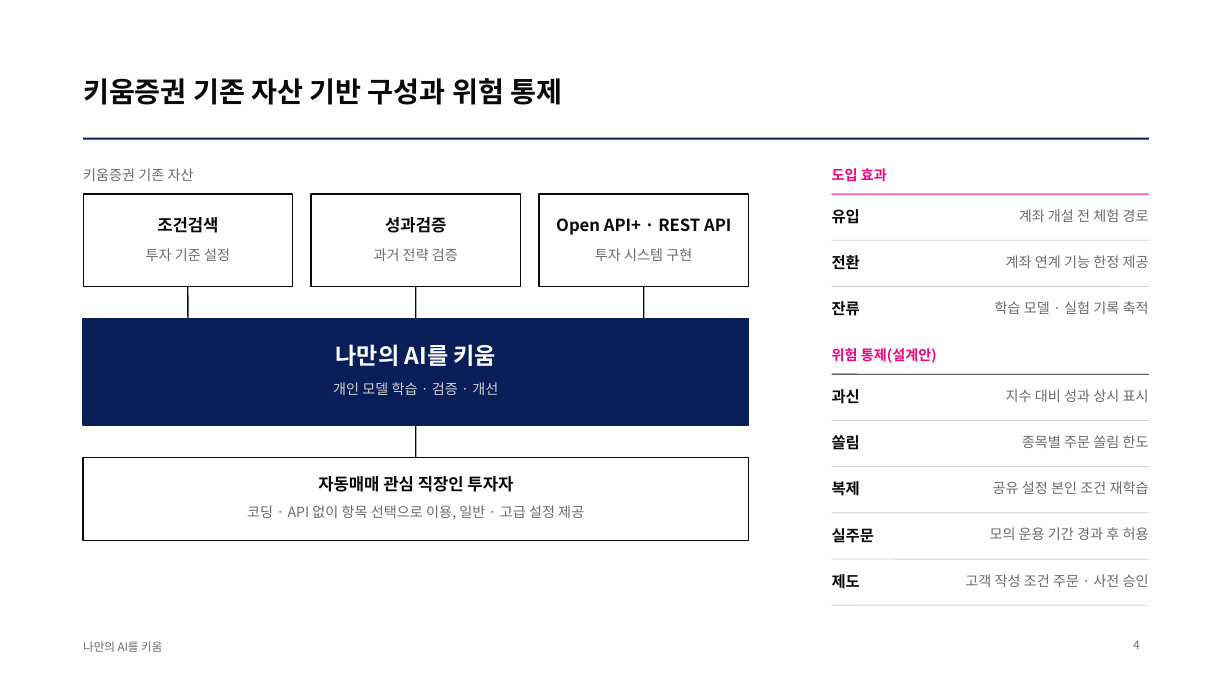
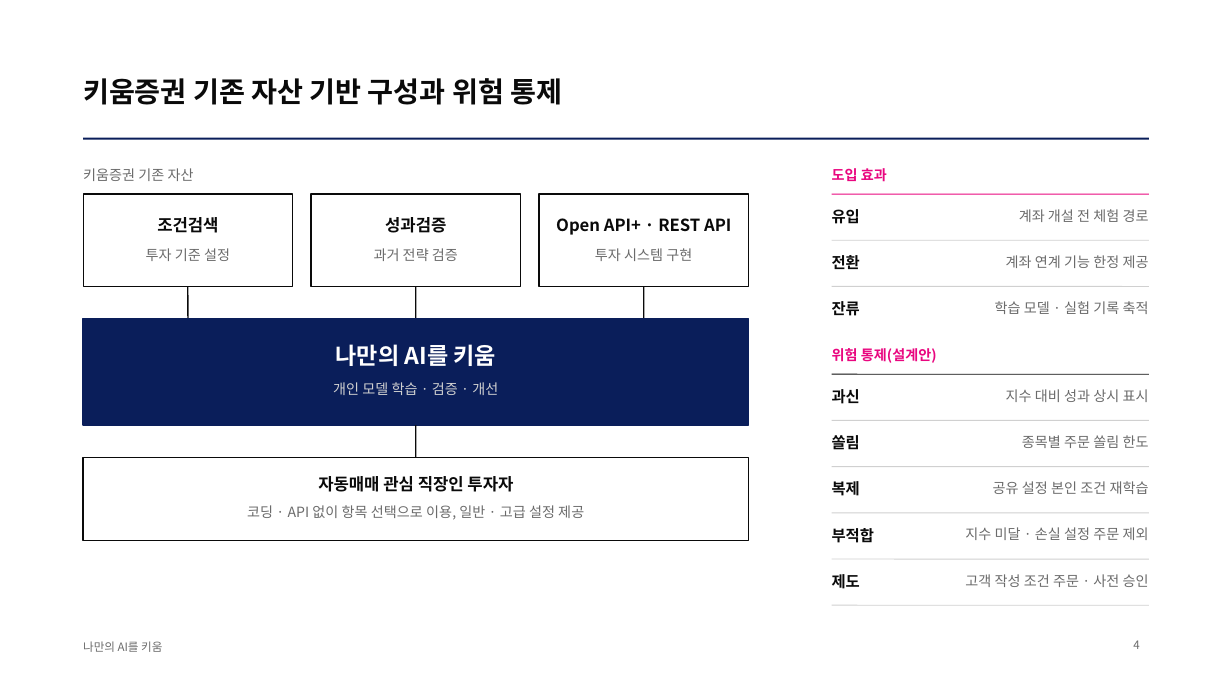
Before and after one commit to kjhoeakjy/why-kw, a slide deck: slide 4 of docs/deck/WhyKiwoom_AI_FACTORY.pptx. Drawn at 1232x693 pixels with LibreOffice and Linux fonts; fonts in the diff are those of the drawing; background and template pictures are left out. Boxes give left, top, right and bottom in pixels: in the first picture for what was removed or moved away, otherwise in the second. Text is boxed around its words. In the diff, an @@ line names an element or a change of style, - is before the commit and + after.

```diff
--- a/docs/deck/WhyKiwoom_AI_FACTORY.pptx
+++ b/docs/deck/WhyKiwoom_AI_FACTORY.pptx
@@ text at bbox=[832, 528, 874, 543]: text changed @@
-실주문
+부적합
@@ text at bbox=[965, 527, 1149, 540]: text changed @@
-모의 운용 기간 경과 후 허용
+지수 미달 · 손실 설정 주문 제외
```
Also in this commit, not shown: 1 other slide changed, 1 slide added, 2 other files.
